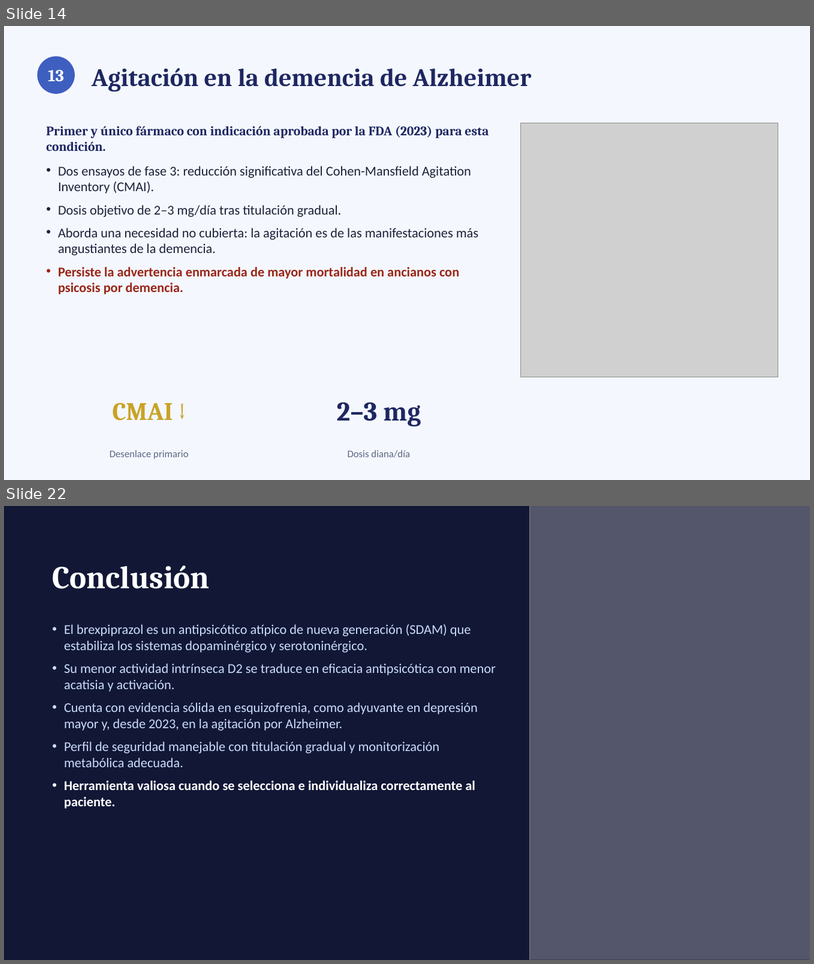
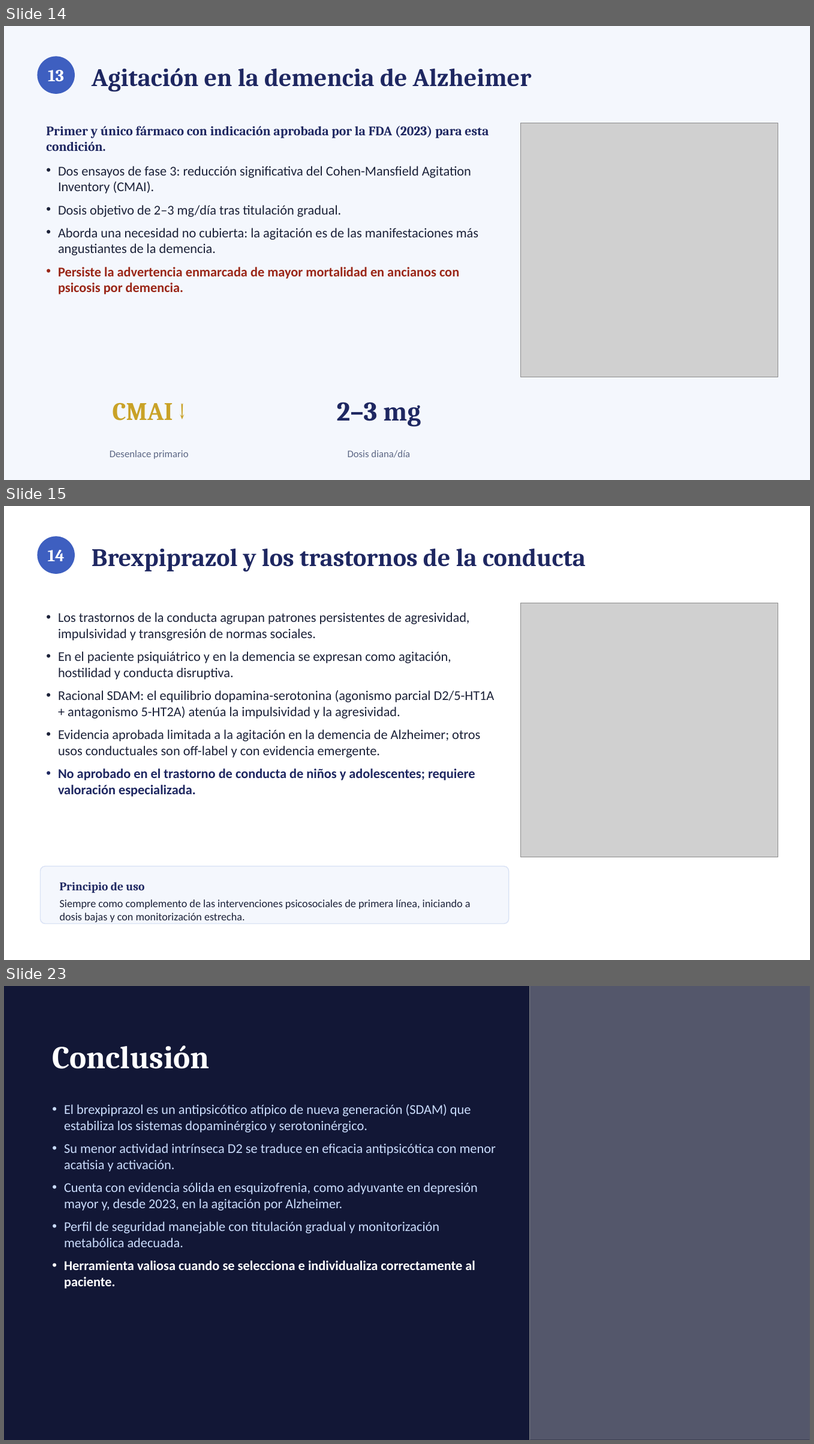
Before and after one commit to rjrm0483-cloud/Proyectos-RJ-., a slide deck: Brexpiprazol_Presentacion_Dra_Heydi_Trujillo.pptx. Shown one above the other, each under a label of ours: slides 14 and 22 before the commit, slides 14, 15 and 23 after it; the slides between them are not shown. The pictures are 814x964 and 814x1444 pixels, drawn with LibreOffice and Linux fonts; fonts in the diff are those of the drawing; grey boxes stand for pictures. Boxes give left, top, right and bottom in pixels: in the first picture for what was removed or moved away, otherwise in the second. Text is boxed around its words. In the diff, an @@ line names an element or a change of style, - is before the commit and + after.

```diff
--- a/Brexpiprazol_Presentacion_Dra_Heydi_Trujillo.pptx
+++ b/Brexpiprazol_Presentacion_Dra_Heydi_Trujillo.pptx
@@ slide 15 added at (4, 506, 810, 960), background #FFFFFF @@
@@ ellipse added at (37, 536, 75, 574), fill #3E5FC0 @@
@@ text added at (48, 550, 65, 561), 20 pt, text #FFFFFF, bold @@
+14
@@ text added at (92, 549, 586, 572), 30 pt, text #1E2761, bold @@
+Brexpiprazol y los trastornos de la conducta
@@ text added at (58, 612, 495, 796), 16 pt, text #1B2138 @@
+• Los trastornos de la conducta agrupan patrones persistentes de agresividad, impulsividad y transgresión de normas sociales.
+• En el paciente psiquiátrico y en la demencia se expresan como agitación, hostilidad y conducta disruptiva.
+• Racional SDAM: el equilibrio dopamina-serotonina (agonismo parcial D2/5-HT1A + antagonismo 5-HT2A) atenúa la impulsividad y la agresividad.
+• Evidencia aprobada limitada a la agitación en la demencia de Alzheimer; otros usos conductuales son off-label y con evidencia emergente.
+• No aprobado en el trastorno de conducta de niños y adolescentes; requiere valoración especializada.
@@ picture added at (521, 603, 779, 857) @@
@@ rounded rectangle added at (40, 866, 509, 924), fill #F4F7FD, outline #D9E2F5 1 pt @@
@@ text added at (60, 882, 471, 922), 13 pt, text #1B2138 @@
+Principio de uso
+Siempre como complemento de las intervenciones psicosociales de primera línea, iniciando a dosis bajas y con monitorización estrecha.
@@ what was slide 22 is now slide 23 @@
```
Also in this commit, not shown: 8 slides changed, 1 other file.
